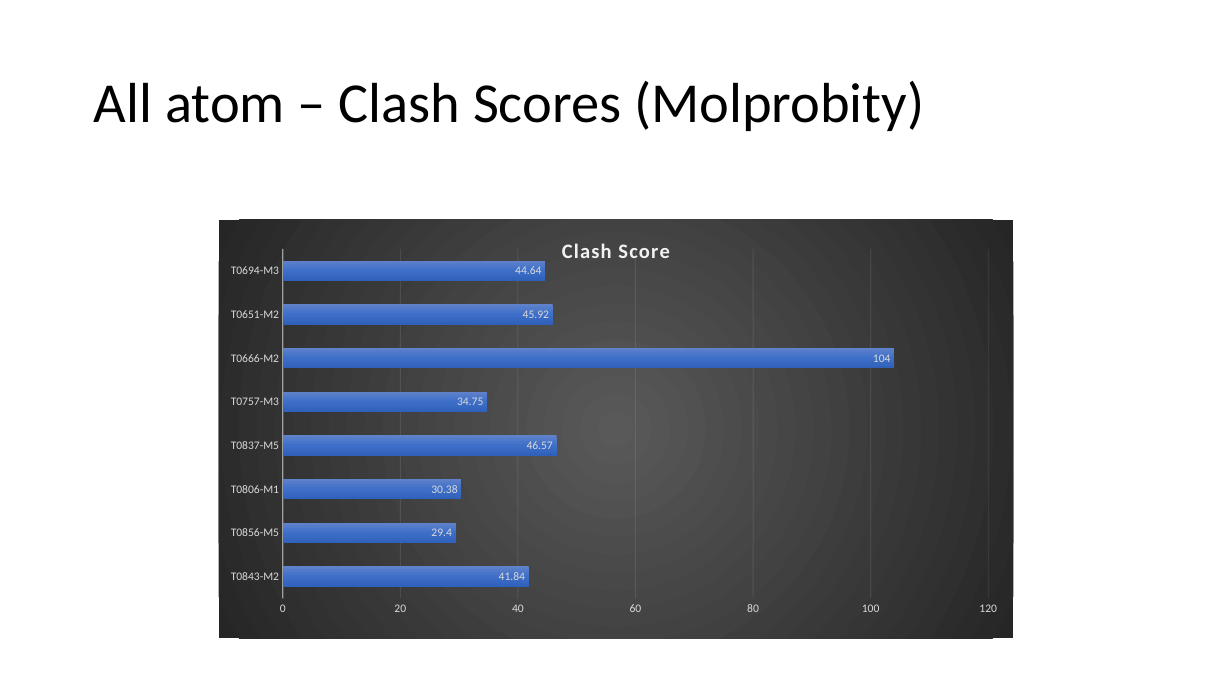
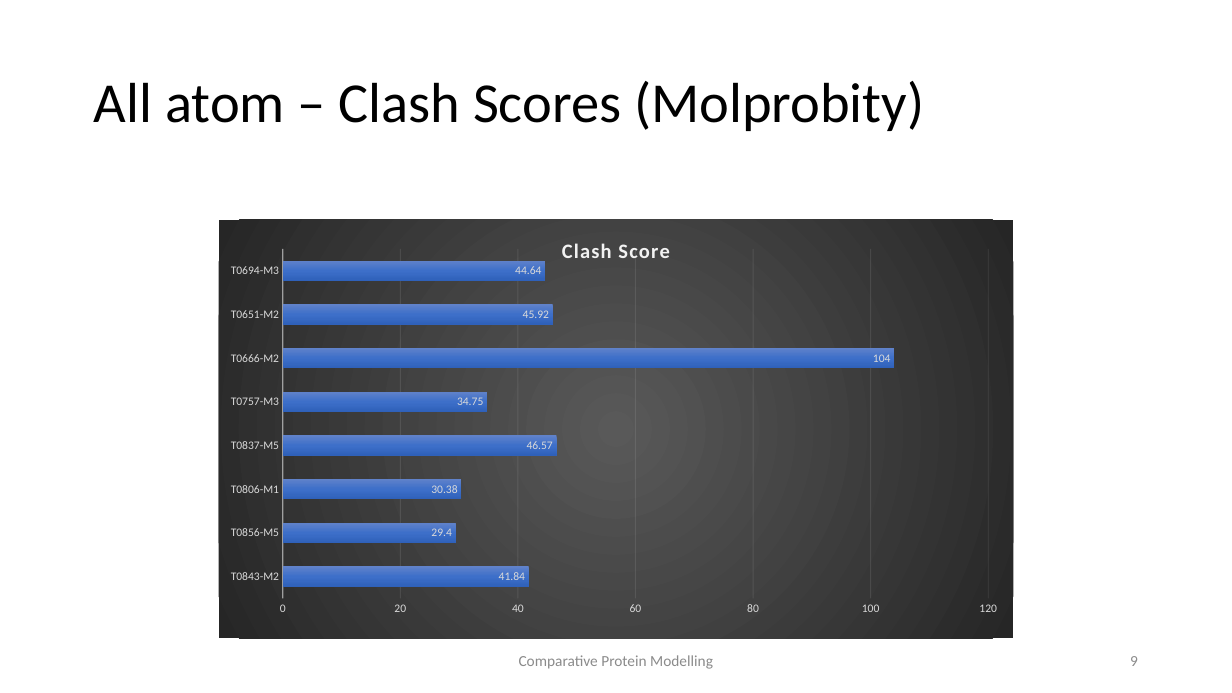
Before and after one commit to SaiManikanta23/Comparative-Protein-Modelling, a slide deck: slide 9 of ComparativeProteinSequence.pptx (slide 3 before the commit). Drawn at 1232x693 pixels with LibreOffice and Linux fonts; fonts in the diff are those of the drawing. Boxes give left, top, right and bottom in pixels: in the first picture for what was removed or moved away, otherwise in the second. Text is boxed around its words. In the diff, an @@ line names an element or a change of style, - is before the commit and + after.

Commit message:
New model with alignment for T0792, ppt and excel update

```diff
--- a/ComparativeProteinSequence.pptx
+++ b/ComparativeProteinSequence.pptx
@@ text added at [519, 655, 713, 669], 12 pt, text #8C8C8C @@
+Comparative Protein Modelling
@@ page number added at [1130, 656, 1138, 666], 12 pt, text #8C8C8C @@
+9
```
Also in this commit, not shown: 3 other slides changed, 9 slides added, 57 other files.
